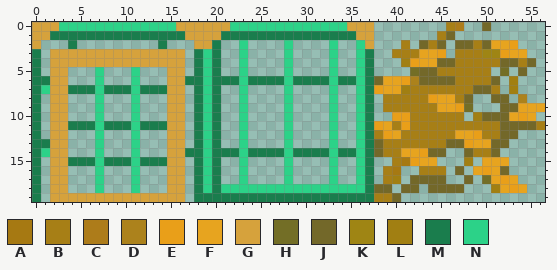
Pixel-art sprite -- Assets/Textures/cage_sheet.png. This is how it looked before the edit.
The file is 57x20 pixels. Colours within 5 levels of each other are drawn and written as one.
Palette (. is transparent): A #a67912  B #a77f16  C #ad7c1a  D #ac821c  E #e99f19  F #e7a41f  G #d6a23c  H #736e26  J #736829  K #9f8514  L #a17f12  M #1a7d4d  N #2cd288
Once edited:
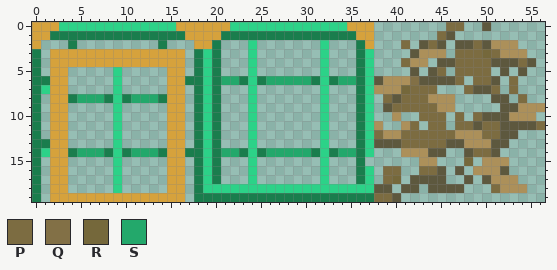
Colours new in this view: P #7c6c41  Q #827046  R #75683b  S #23a86b
What changed:
@@ palette @@
-F #e7a41f
+F #ac905a
-J #736829
+J #5d583e
@@ x 0..56 @@
- 0 GGGNNNNNNNNNNNNNGGGGGGNNNNNNNNNNNNNGGG........BC..J......
- 1 GGMMMMMMMMMMMMMMMGGGGMMMMMMMMMMMMMMMGG.......BJ..........
- 2 G...M.........M...GGM..N....N....N..NG...B.JBJ.JJBJFFE...
- 3 M.GGGGGGGGGGGGGGG.MNM..N....N....N..NM..BBBFFE.BBBKKEFF..
- 4 M.GGGGGGGGGGGGGGG.MNM..N....N....N..NM...LEFFJJBBBBBJJBJ.
- 5 M.GG...N...N...GG.MNM..N....N....N..NM....HJJBBBBBB.H.J..
- 6 MMGG...N...N...GGMMNMMMNMMMMNMMMMNMMNMJFFEDJJJJBBBBJ.L...
- 7 MNGGMMMNMMMNMMMGG.MNM..N....N....N..NMEFFLBBBBBBBJJB.L...
- 8 M.GG...N...N...GG.MNM..N....N....N..NM.BBBBBEFFBJ..JJ.D..
- 9 M.GG...N...N...GG.MNM..N....N....N..NM.BBBBBBFFEH...JJFFF
-10 M.GG...N...N...GG.MNM..N....N....N..NM..EEBBBBBB.LJJJFEF.
-11 M.GGMMMNMMMNMMMGG.MNM..N....N....N..NMEFBEBBBBBBBBBBJJJJB
-12 M.GG...N...N...GG.MNM..N....N....N..NMBEFBBBBBBFFEBBJJ...
-13 MMGG...N...N...GG.MNM..N....N....N..NMJBBBBBBBJJEFFJJ....
-14 MNGG...N...N...GGMMNMMMNMMMMNMMMMNMMNMJBBFFEJJ..JBBJ.....
-15 M.GGMMMNMMMNMMMGG.MNM..N....N....N..NM..BAEFF...L.FFF....
-16 M.GG...N...N...GG.MNM..N....N....N..NM.BA..BBB.J.FEFJ....
-17 M.GG...N...N...GG.MNM..N....N....N..NM.BL.JJJJ..J.HFEF...
-18 M.GG...N...N...GG.MNMNNNNNNNNNNNNNNNNMJJ.JJ.JJJJ...LFEF..
-19 M.GGGGGGGGGGGGGGG.MMMMMMMMMMMMMMMMMMMMBBJ................
+ 0 GGGNNNNNNNNNNNNNGGGGGGNNNNNNNNNNNNNGGG........PP..J......
+ 1 GGMMMMMMMMMMMMMMMGGGGMMMMMMMMMMMMMMMGG.......PJ..........
+ 2 G...M.........M...GGM...N.......N...MG...P.JPJ.JJPJFFF...
+ 3 M.GGGGGGGGGGGGGGG.MNM...N.......N...MN....JFFF.PPPRPFFF..
+ 4 M.GGGGGGGGGGGGGGG.MNM...N.......N...MN...PFF.JJPPPPJJJPJ.
+ 5 M.GG.....N.....GG.MNM...N.......N...MN....J.JP.PPPP.J.J..
+ 6 MMGG.....N.....GGMMNMSSMNMSSSSSMNMSSMNJFFFQJJJJP.PPJ.P...
+ 7 MNGG.....N.....GG.MNM...N.......N...MNFFFRPPP...PJJP.P...
+ 8 M.GGMSSSMNMSSSMGG.MNM...N.......N...MN.PJPPPFFF....JJ.P..
+ 9 M.GG.....N.....GG.MNM...N.......N...MN.JPPPPPFF.....JJFFF
+10 M.GG.....N.....GG.MNM...N.......N...MN..F..PPP.P.PJJJFFF.
+11 M.GG.....N.....GG.MNM...N.......N...MNF..FP.PP.PPJPPJJJJP
+12 M.GG.....N.....GG.MNM...N.......N...MNPFFPPPPPPFFFPPJJ...
+13 MMGG.....N.....GG.MNM...N.......N...MNJJJPPPPPJJFFFJJ....
+14 MNGGMSSSMNMSSSMGGMMNMSSMNMSSSSSMNMSSMN...FFFJJ..JPPJ.....
+15 M.GG.....N.....GG.MNM...N.......N...M......FF...R.FFF....
+16 M.GG.....N.....GG.MNM...N.......N...MN.PP..PPJ.J.FFFJ....
+17 M.GG.....N.....GG.MNM...N.......N...MN.PR.JJJJ..J.JFFF...
+18 M.GG.....N.....GG.MNNNNNNNNNNNNNNNNNNNJJ.JJ.JJJJ...PFFF..
+19 M.GGGGGGGGGGGGGGG.MMMMMMMMMMMMMMMMMMMMPPJ................
Boxes around the changes in both pictures, in picture pixels (x1, y1, x2, y2):
changed: (212, 22, 545, 202)
changed: (68, 67, 167, 193)
